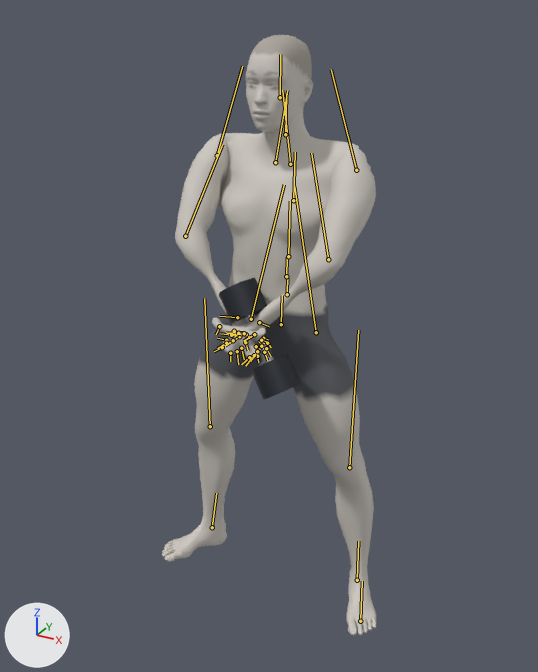
The glTF model exports/dumbbell-sumo-deadlift-high-pull.glb: old version first, new version second.
Camera for both pictures: a camera (50 mm lens) standing at (0.982, -1.876, 1.841) and looking at (0.003, -0.096, 0.951). Arrows for +X, +Y and +Z are at lower left; the lights stay in place. The first picture is the older version. Both versions are drawn at frame 41 of the action 'dumbbell-sumo-deadlift-high-pull'; the numbers are the values there. The bones that change, and the others that lie on the model, are drawn over the model as lines.
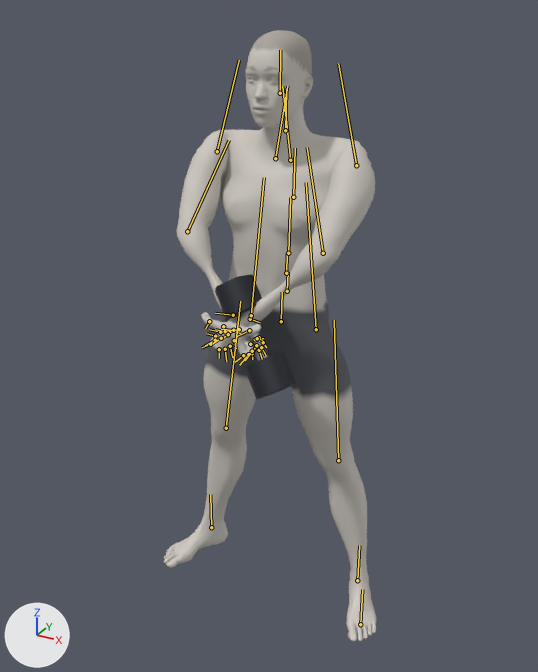
ob_dbr_right is not drawn itself; it is the parent of ob_mesh_1, ob_mesh_2, ob_mesh_3.

Scene script edits in JSON lines:
```json
{"block": "bone_pelvis", "where": "bone_pelvis = bpy.data.objects['Body'].pose.bones['pelvis']  # child of 'Root'"}
{"op": "set", "path": "bone_pelvis.location", "old": "(0.007, -0.022, 0.0)", "new": "(0.007, -0.011, 0.0)"}
{"block": "bone_upperarm_l", "where": "bone_upperarm_l = bpy.data.objects['Body'].pose.bones['upperarm_l']  # child of 'clavicle_l'"}
{"op": "set", "path": "bone_upperarm_l.rotation_quaternion", "old": "(0.558, 0.04, -0.825, -0.077)", "new": "(0.566, 0.039, -0.822, -0.04)", "note": "degrees (-25, -114, 22) -> degrees (-17, -112, 17)"}
{"block": "bone_lowerarm_l", "where": "bone_lowerarm_l = bpy.data.objects['Body'].pose.bones['lowerarm_l']  # child of 'upperarm_l'"}
{"op": "set", "path": "bone_lowerarm_l.rotation_quaternion", "old": "(0.985, 0.095, -0.116, -0.052)", "new": "(0.986, 0.089, -0.088, -0.09)", "note": "degrees (12, -13, -7) -> degrees (11, -9, -11)"}
{"block": "bone_upperarm_r", "where": "bone_upperarm_r = bpy.data.objects['Body'].pose.bones['upperarm_r']  # child of 'clavicle_r'"}
{"op": "set", "path": "bone_upperarm_r.rotation_quaternion", "old": "(0.558, -0.04, 0.825, -0.077)", "new": "(0.566, -0.039, 0.822, -0.04)", "note": "degrees (25, 114, 22) -> degrees (17, 112, 17)"}
{"block": "bone_lowerarm_r", "where": "bone_lowerarm_r = bpy.data.objects['Body'].pose.bones['lowerarm_r']  # child of 'upperarm_r'"}
{"op": "set", "path": "bone_lowerarm_r.rotation_quaternion", "old": "(0.985, -0.095, 0.116, -0.052)", "new": "(0.986, -0.089, 0.088, -0.09)", "note": "degrees (-12, 13, -7) -> degrees (-11, 9, -11)"}
{"block": "bone_hand_r", "where": "bone_hand_r = bpy.data.objects['Body'].pose.bones['hand_r']  # child of 'lowerarm_r'"}
{"op": "set", "path": "bone_hand_r.rotation_quaternion", "old": "(0.236, 0.689, -0.543, 0.417)", "new": "(0.245, 0.697, -0.531, 0.414)", "note": "degrees (13, -124, 96) -> degrees (10, -123, 100)"}
{"block": "bone_thigh_l", "where": "bone_thigh_l = bpy.data.objects['Body'].pose.bones['thigh_l']  # child of 'pelvis'"}
{"op": "set", "path": "bone_thigh_l.rotation_quaternion", "old": "(0.947, 0.1, 0.301, 0.046)", "new": "(0.95, 0.054, 0.309, 0.0)", "note": "degrees (15, 34, 10) -> degrees (7, 36, 2)"}
{"block": "bone_calf_l", "where": "bone_calf_l = bpy.data.objects['Body'].pose.bones['calf_l']  # child of 'thigh_l'"}
{"op": "set", "path": "bone_calf_l.rotation_quaternion", "old": "(0.993, -0.074, 0.012, -0.093)", "new": "(1.0, -0.017, 0.0, 0.021)", "note": "degrees (-9, 1, -11) -> degrees (-2, 0, 2)"}
{"block": "bone_foot_l", "where": "bone_foot_l = bpy.data.objects['Body'].pose.bones['foot_l']  # child of 'calf_l'"}
{"op": "set", "path": "bone_foot_l.rotation_quaternion", "old": "(0.992, 0.002, -0.093, 0.08)", "new": "(0.994, -0.025, -0.086, -0.054)", "note": "degrees (-1, -11, 9) -> degrees (-2, -10, -6)"}
{"block": "bone_thigh_r", "where": "bone_thigh_r = bpy.data.objects['Body'].pose.bones['thigh_r']  # child of 'pelvis'"}
{"op": "set", "path": "bone_thigh_r.rotation_quaternion", "old": "(0.947, -0.1, -0.301, 0.046)", "new": "(0.95, -0.054, -0.309, 0.0)", "note": "degrees (-15, -34, 10) -> degrees (-7, -36, 2)"}
{"block": "bone_calf_r", "where": "bone_calf_r = bpy.data.objects['Body'].pose.bones['calf_r']  # child of 'thigh_r'"}
{"op": "set", "path": "bone_calf_r.rotation_quaternion", "old": "(0.993, 0.074, -0.012, -0.093)", "new": "(1.0, 0.017, 0.0, 0.021)", "note": "degrees (9, -1, -11) -> degrees (2, 0, 2)"}
{"block": "bone_foot_r", "where": "bone_foot_r = bpy.data.objects['Body'].pose.bones['foot_r']  # child of 'calf_r'"}
{"op": "set", "path": "bone_foot_r.rotation_quaternion", "old": "(0.992, -0.002, 0.093, 0.08)", "new": "(0.994, 0.025, 0.086, -0.054)", "note": "degrees (1, 11, 9) -> degrees (2, 10, -6)"}
```

Pixel boxes (x1, y1, x2, y2) of what changed, in the pictures (538 x 672 px):
```json
{"object": "Mesh_0", "change": "posed", "before": [162, 35, 376, 636], "after": [164, 30, 376, 642]}
{"object": "Mesh_3", "change": "posed", "before": [251, 354, 301, 399], "after": [245, 352, 296, 400], "on screen": "7% taller"}
{"object": "Mesh_2", "change": "posed", "before": [219, 278, 267, 324], "after": [215, 274, 262, 322]}
{"object": "Mesh_1", "change": "posed", "before": [244, 314, 274, 364], "after": [240, 312, 268, 361], "on screen": "6% narrower"}
{"bone": "pelvis", "before": "(281, 324) to (282, 295)", "after": "(281, 321) to (282, 292)"}
{"bone": "upperarm_l", "before": "(356, 170) to (331, 69)", "after": "(356, 165) to (338, 63)"}
{"bone": "lowerarm_l", "before": "(328, 259) to (311, 153)", "after": "(323, 253) to (307, 147)"}
{"bone": "upperarm_r", "before": "(217, 155) to (242, 66)", "after": "(217, 151) to (239, 60)"}
{"bone": "lowerarm_r", "before": "(185, 236) to (222, 144)", "after": "(187, 231) to (229, 140)"}
{"bone": "hand_r", "before": "(237, 317) to (219, 316)", "after": "(233, 315) to (215, 313)"}
{"bone": "thigh_l", "before": "(316, 332) to (294, 186)", "after": "(316, 329) to (306, 182)"}
{"bone": "calf_l", "before": "(349, 467) to (358, 330)", "after": "(338, 460) to (334, 320)"}
{"bone": "foot_l", "before": "(357, 580) to (358, 541)", "after": "(357, 580) to (359, 545)"}
{"bone": "thigh_r", "before": "(251, 319) to (284, 184)", "after": "(251, 315) to (264, 177)"}
{"bone": "calf_r", "before": "(210, 426) to (204, 298)", "after": "(226, 428) to (240, 301)"}
{"bone": "foot_r", "before": "(212, 527) to (216, 493)", "after": "(211, 527) to (210, 494)"}
```
